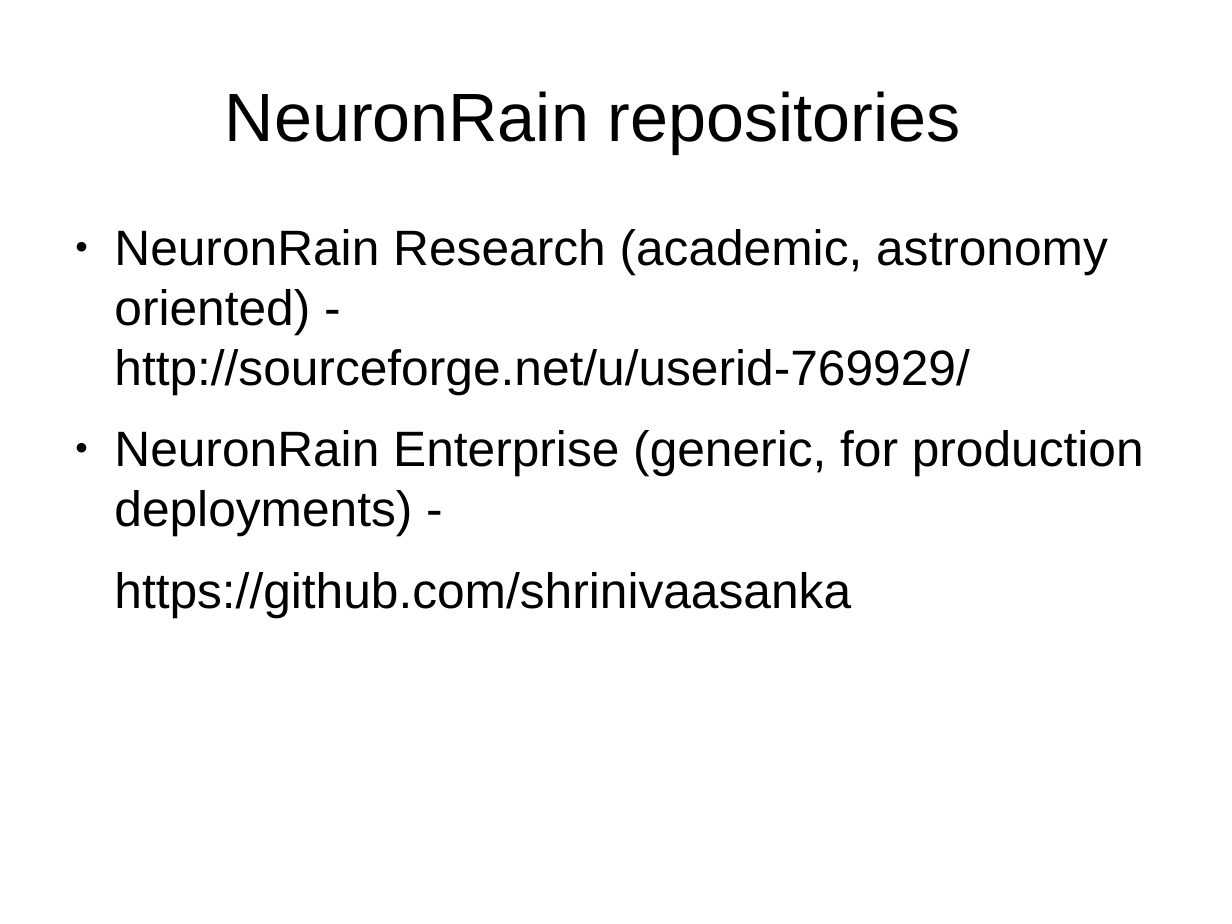
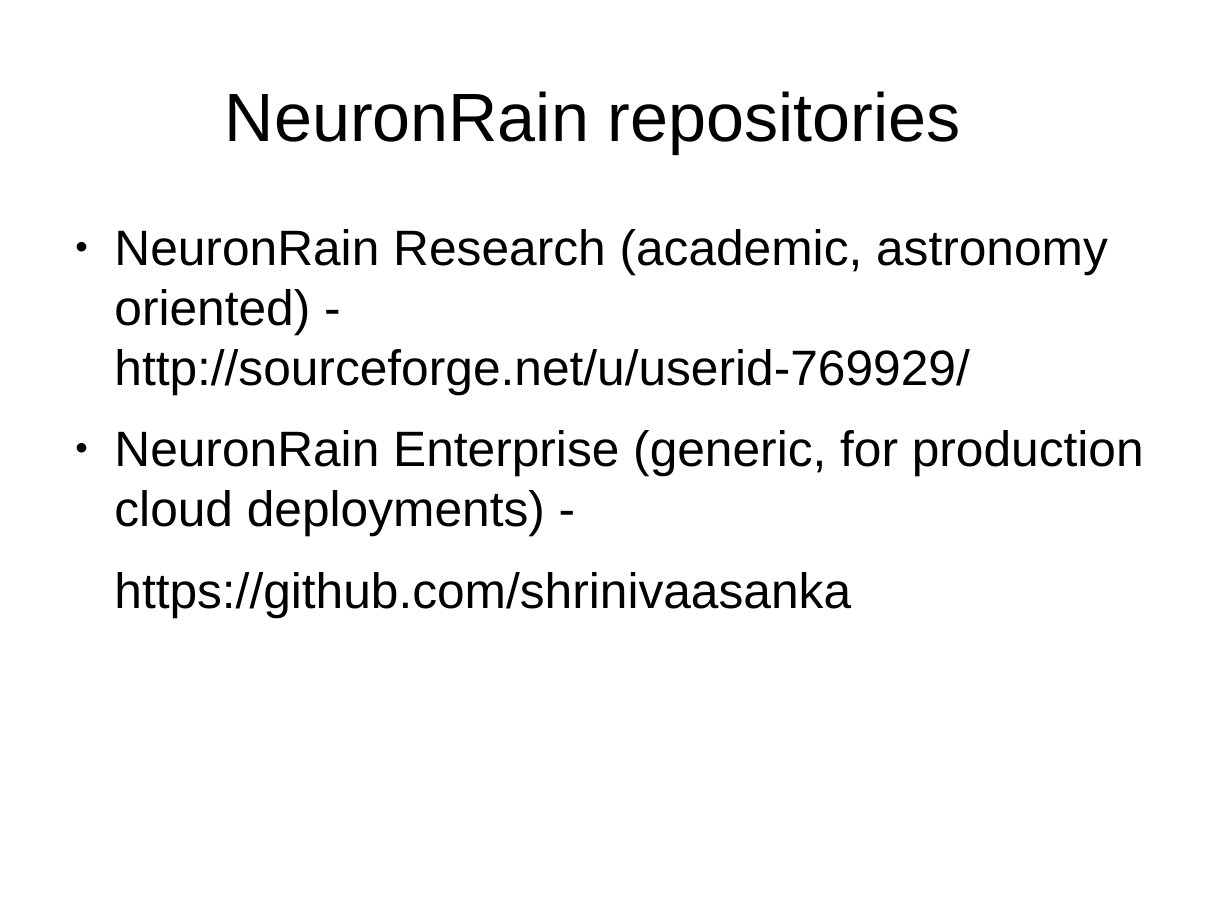
Before and after one commit to shrinivaasanka/ZodiacDatasoft, a slide deck: slide 10 of EnterpriseAnalytics_with_NeuronRain.odp. Drawn at 1232x924 pixels with LibreOffice and Linux fonts; fonts in the diff are those of the drawing. Boxes give left, top, right and bottom in pixels: in the first picture for what was removed or moved away, otherwise in the second. Text is boxed around its words. In the diff, an @@ line names an element or a change of style, - is before the commit and + after.

Commit message:
Rewritten introductory training material for NeuronRain

```diff
--- a/EnterpriseAnalytics_with_NeuronRain.odp
+++ b/EnterpriseAnalytics_with_NeuronRain.odp
@@ text at [114,430,1144,535]: text changed @@
-● NeuronRain Enterprise (generic, for production deployments) -
+● NeuronRain Enterprise (generic, for production cloud deployments) -
```
Also in this commit, not shown: 4 other slides changed, 1 other file.
